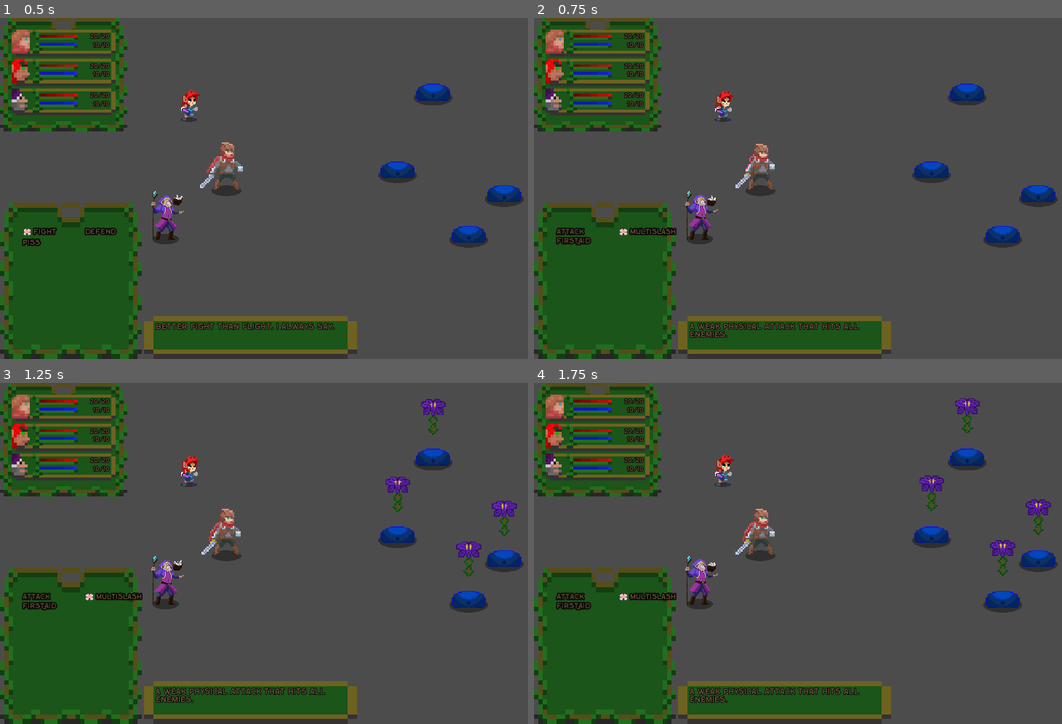
Above: before the commit, frames 1-4 (two rows, left to right).
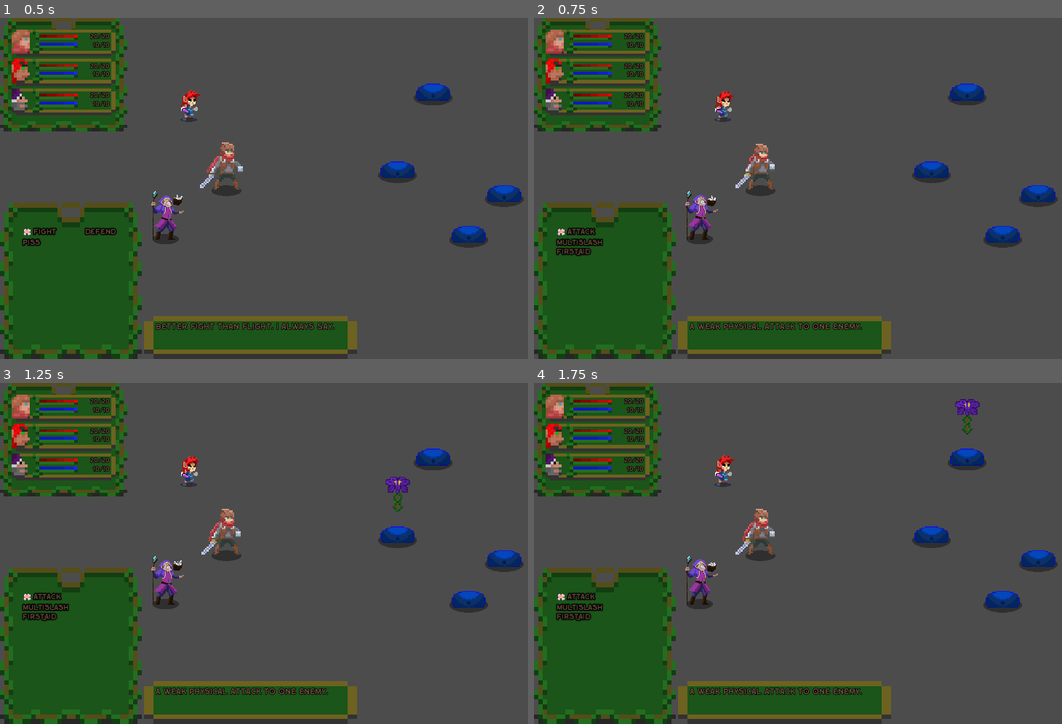
Above: after the commit, the same moments.

Repository: Vodyanik-monkas/Turn-Based-Prototype
Game: Godot game, scene res://Main.tscn
The game is run twice, just before and just after one commit, with the same random seed, the same clock (stepped at 60 frames per second) and the same inputs. The project has no main scene, so this scene is started directly.
Inputs:
- Up to frame 1 (0.5 s): no input
- Up to frame 2 (0.75 s): tap Enter (ui_accept) at 0.5 s; hold Right (ui_right) from 0.53 s (still down)
- Up to frame 3 (1.25 s): keep holding Right (ui_right); tap Enter (ui_accept) at 0.77 s
- Up to frame 4 (1.75 s): release Right (ui_right) at 1.28 s; hold Down (ui_down) from 1.28 s (still down); tap Enter (ui_accept) at 1.52 s

Frame 1 is identical in both runs. In frame 2, 1.0% of the frame differs, in the area x 4-63%, y 61-94%; in frame 3, 1.7%; in frame 4, 1.9%, in the area x 4-98%, y 4-94%.

Commit message:
Small improvements to menu traversal

Diff:
--- a/Actors/Player/Player.gd
+++ b/Actors/Player/Player.gd
@@ -51,7 +51,7 @@
 	else:
 		$Party.get_child(current_target_index).cursor_inactive()
 
-		current_target_index += index_increment
+		current_target_index -= index_increment
 		current_target_index = clamp(current_target_index, 0, party_size - 1)
 
 		$Party.get_child(current_target_index).cursor_active()
--- a/Main.gd
+++ b/Main.gd
@@ -10,12 +10,14 @@
 func _on_HUD_new_turn(turn):
 	$HUD.initialize_combat_dialogue_box($Player.get_skillset().option_list)
 
-func _on_HUD_toggle_skills_menu(is_skills_showing: bool):
+func _on_HUD_new_menu(menu: String):
 	get_tree().call_group("options", "queue_free")
-	if is_skills_showing:
-		$HUD.initialize_combat_dialogue_box($Player.get_skillset().skills)
-	else:
-		$HUD.initialize_combat_dialogue_box($Player.get_skillset().option_list)
+	yield(get_tree(), "idle_frame")
+
+	if menu == "skill":
+		$HUD.initialize_combat_dialogue_box($Player.get_skillset().skills, menu, 1)
+	if menu == "option":
+		$HUD.initialize_combat_dialogue_box($Player.get_skillset().option_list, menu)
 
 func _on_HUD_target_select(target, scope, increment):
 	get_node(target).target(scope, increment)
--- a/Main.tscn
+++ b/Main.tscn
@@ -14,7 +14,7 @@
 [node name="Enemy" parent="." instance=ExtResource( 4 )]
 
 [node name="HUD" parent="." instance=ExtResource( 1 )]
+[connection signal="new_menu" from="HUD" to="." method="_on_HUD_new_menu"]
 [connection signal="new_turn" from="HUD" to="." method="_on_HUD_new_turn"]
 [connection signal="target_select" from="HUD" to="." method="_on_HUD_target_select"]
-[connection signal="toggle_skills_menu" from="HUD" to="." method="_on_HUD_toggle_skills_menu"]
 [connection signal="unselect_all" from="HUD" to="." method="_on_HUD_unselect_all"]
--- a/UI/Dialogue Box/NewCombatDialogueBox.gd
+++ b/UI/Dialogue Box/NewCombatDialogueBox.gd
@@ -2,8 +2,8 @@
 
 signal set_active_option
 
-func initialize_combat_dialogue_box(options_list):
-	$ToolTipBox/MarginContainer/OptionMenu.initialize_option_menu(options_list)
+func initialize_combat_dialogue_box(options_list: Dictionary, menu: String, columns: int):
+	$ToolTipBox/MarginContainer/OptionMenu.initialize_option_menu(options_list, menu, columns)
 
 func move_cursor(direction_x: int, direction_y: int):
 	$ToolTipBox/MarginContainer/OptionMenu.move_cursor(direction_x, direction_y)
--- a/UI/Dialogue Box/OptionMenu.gd
+++ b/UI/Dialogue Box/OptionMenu.gd
@@ -7,17 +7,25 @@
 
 var options = []
 
-# Starting cursor position in Options list
-export var cursor_position_x = 0
-export var cursor_position_y = 0
+var active_menu = "option"
+
+var cursor_positions = {
+	"item": Vector2(0,0),
+	"option": Vector2(0,0),
+	"skill": Vector2(0,0)
+}
 
 var col_count = 2
 
-func initialize_option_menu(character_options):
+func initialize_option_menu(character_options: Dictionary, menu: String, columns: int = 2):
 	options = character_options
-	col_count = get_child_count()
+	col_count = columns
+	active_menu = menu
 
 	draw_options()
+
+	get_selected_option().set_cursor_active()
+	emit_signal("active_option", options[get_selected_option().id])
 	emit_signal("set_tooltip", get_action_tooltip())
 
 # Changes which option is focused on
@@ -27,12 +35,11 @@
 
 	get_selected_option().set_cursor_inactive()
 
-	cursor_position_x += direction_x
-	cursor_position_y += direction_y
+	cursor_positions[active_menu] += Vector2(direction_x, direction_y)
 
 	# Prevents the cursor from going out of bounds
-	cursor_position_x = clamp(cursor_position_x, 0, col_count - 1)
-	cursor_position_y = clamp(cursor_position_y, 0, get_options_in_column())
+	cursor_positions[active_menu].x = clamp(cursor_positions[active_menu].x, 0, col_count - 1)
+	cursor_positions[active_menu].y = clamp(cursor_positions[active_menu].y, 0, get_options_in_column())
 
 	emit_signal("active_option", options[get_selected_option().id])
 	emit_signal("set_tooltip", get_action_tooltip())
@@ -41,35 +48,28 @@
 
 # Instances options and places them
 func draw_options():
-	reset_cursor_position()
-
 	var index = 0
 	for option in options:
+		print(option)
 		var action = option_buttons.instance()
 		action.id = option
 
 		get_child(index % col_count).add_child(action)
 
-		if index == 0:
-			# queue_free() is called on old options, but certain functions
-			# break if they're called in the same frame as queue free
-			# changing the id of the queued object fixes that
-			get_selected_option().id = option
-
-			emit_signal("active_option", options[option])
-			action.set_cursor_active()
-
 		index += 1
 
 func get_selected_option():
-	return get_child(cursor_position_x).get_child(cursor_position_y)
+	return get_child(cursor_positions[active_menu].x).get_child(cursor_positions[active_menu].y)
 
 func get_options_in_column():
-	return get_child(cursor_position_x).get_child_count() - 1
+	return get_child(cursor_positions[active_menu].x).get_child_count() - 1
 
-func reset_cursor_position():
-	cursor_position_x = 0
-	cursor_position_y = 0
+func reset_cursor_positions():
+	cursor_positions = {
+	"item": Vector2(0,0),
+	"option": Vector2(0,0),
+	"skill": Vector2(0,0)
+	}
 
 func get_action_tooltip():
 	return options[get_selected_option().id]["tooltip"]
--- a/UI/HUD.gd
+++ b/UI/HUD.gd
@@ -1,7 +1,7 @@
 extends Control
 
+signal new_menu
 signal new_turn
-signal toggle_skills_menu
 signal target_select
 signal unselect_all
 
@@ -15,8 +15,8 @@
 	panel.set_portrait(portrait)
 	panel.show()
 
-func initialize_combat_dialogue_box(options_list: Dictionary):
-	$MarginContainer/VBoxContainer/CombatDialogueBox.initialize_combat_dialogue_box(options_list)
+func initialize_combat_dialogue_box(options_list: Dictionary, menu: String, columns: int = 2):
+	$MarginContainer/VBoxContainer/CombatDialogueBox.initialize_combat_dialogue_box(options_list, menu, columns)
 
 func _move_cursor(direction_x: int, direction_y: int):
 	$MarginContainer/VBoxContainer/CombatDialogueBox.move_cursor(direction_x, direction_y)
@@ -30,8 +30,8 @@
 func get_character_panel(character_index: int) -> Node:
 	return $MarginContainer/VBoxContainer/NinePatchRect/MarginContainer/VBoxContainer.get_child(character_index)
 
-func _new_menu(is_on: bool):
-	emit_signal("toggle_skills_menu", is_on)
+func _new_menu(menu):
+	emit_signal("new_menu", menu)
 
 
 func _on_SelectTarget_change_target(increment: int = 0):
--- a/UI/UIfsm/OpenSkills.gd
+++ b/UI/UIfsm/OpenSkills.gd
@@ -7,7 +7,7 @@
 var fsm: StateMachine
 
 func enter():
-	emit_signal("new_menu", true)
+	emit_signal("new_menu", "skill")
 
 func exit(next_state):
 	fsm.change_to(next_state)
--- a/UI/UIfsm/PopulateMenu.gd
+++ b/UI/UIfsm/PopulateMenu.gd
@@ -7,7 +7,7 @@
 var fsm: StateMachine
 
 func enter():
-	emit_signal("new_menu", false)
+	emit_signal("new_menu", "option")
 
 func exit(next_state):
 	fsm.change_to(next_state)
